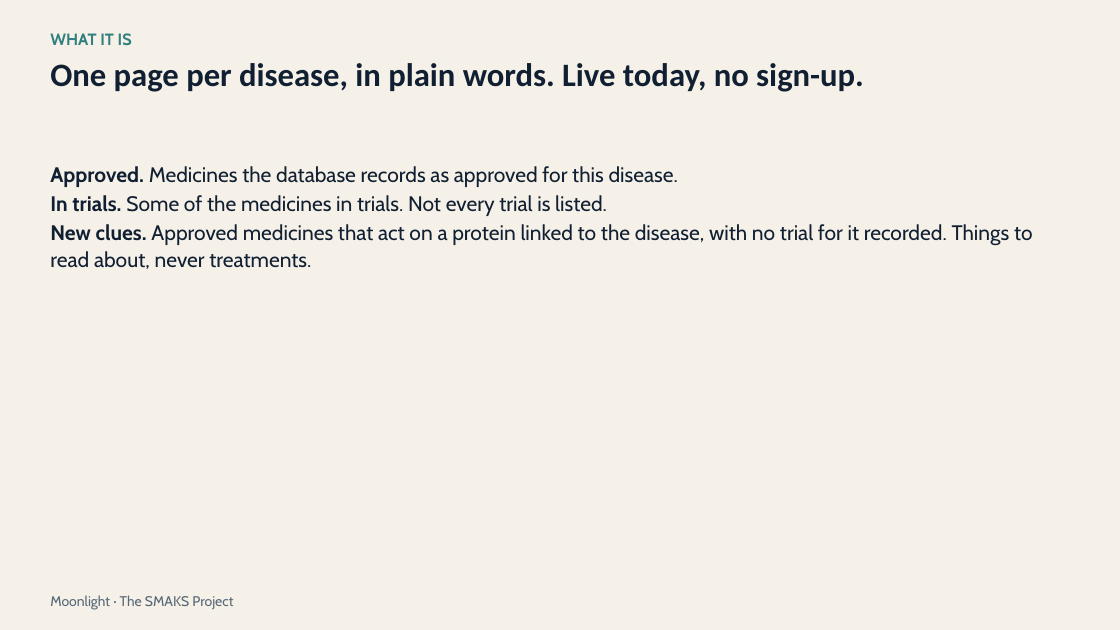
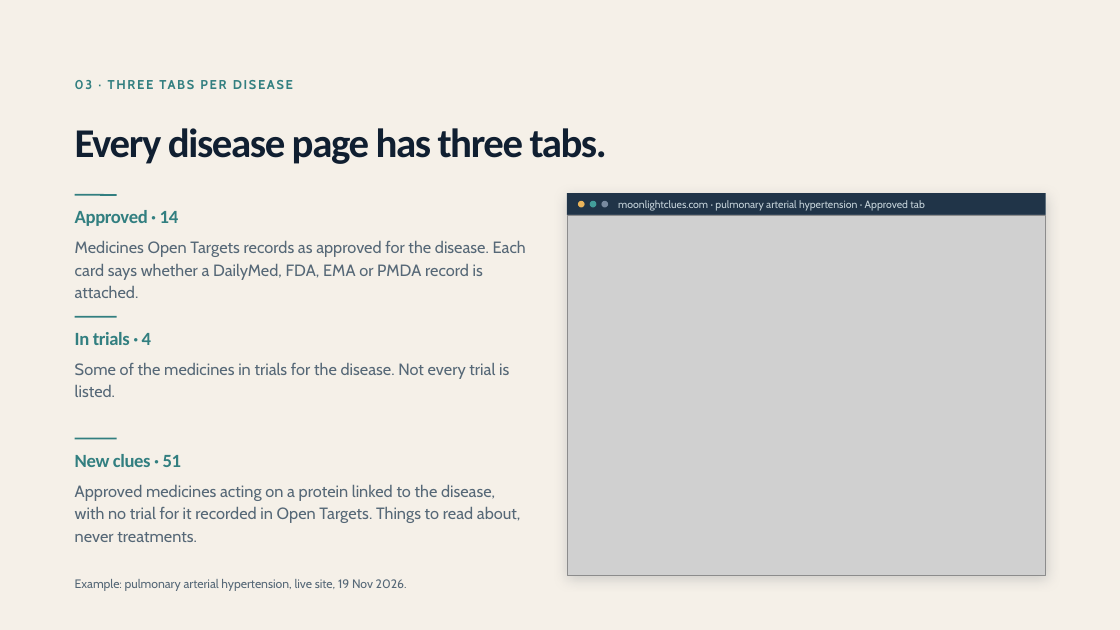
Before and after one commit to Moonlight-Clues/moonlight, a slide deck: slide 4 of docs/pitch/moonlight-deck-doctors-19nov.pptx (slide 3 before the commit). Drawn at 1120x630 pixels with LibreOffice and Linux fonts; fonts in the diff are those of the drawing; grey boxes stand for pictures. Boxes give left, top, right and bottom in pixels: in the first picture for what was removed or moved away, otherwise in the second. Text is boxed around its words. In the diff, an @@ line names an element or a change of style, - is before the commit and + after.

```diff
--- a/docs/pitch/moonlight-deck-doctors-19nov.pptx
+++ b/docs/pitch/moonlight-deck-doctors-19nov.pptx
@@ text removed at (50,33,132,45) @@
-WHAT IT IS
@@ text removed at (50,63,864,92) @@
-One page per disease, in plain words. Live today, no sign-up.
@@ text added at (75,69,831,99), 11 pt, text #327F80, bold @@
+03 · THREE TABS PER DISEASE
@@ text added at (75,128,607,164), 35 pt, text #101F31, bold @@
+Every disease page has three tabs.
@@ line added from (75, 195) to (117, 195), #327F80 1.5 pt @@
@@ rectangle added at (567,193,1046,576), fill #FFFFFF, outline #D5E0E2 0.75 pt @@
@@ rectangle added at (567,193,1046,215), fill #203448 @@
@@ ellipse added at (578,201,585,208), fill #E9B45B @@
@@ ellipse added at (590,201,597,208), fill #429D9A @@
@@ ellipse added at (602,201,608,208), fill #788A9F @@
@@ text added at (618,200,924,211), 9 pt, text #C4D2D9 @@
+moonlightclues.com · pulmonary arterial hypertension · Approved tab
@@ text added at (75,210,526,298), 14 pt, text #566877 @@
+Approved · 14
+Medicines Open Targets records as approved for the disease. Each card says whether a DailyMed, FDA, EMA or PMDA record is attached.
@@ picture added at (567,215,1046,576) @@
@@ line added from (75, 317) to (117, 317), #327F80 1.5 pt @@
@@ text added at (75,332,509,397), 14 pt, text #566877 @@
+In trials · 4
+Some of the medicines in trials for the disease. Not every trial is listed.
@@ line added from (75, 439) to (117, 439), #327F80 1.5 pt @@
@@ text at (75,454,521,542): text changed; size 18 to 14 pt; text colour #101F31 to #566877 @@
-Approved. Medicines the database records as approved for this disease.
-In trials. Some of the medicines in trials. Not every trial is listed.
-New clues. Approved medicines that act on a protein linked to the disease, with no trial for it recorded. Things to read about, never treatments.
+New clues · 51
+Approved medicines acting on a protein linked to the disease, with no trial for it recorded in Open Targets. Things to read about, never treatments.
@@ text removed at (50,595,233,610) @@
-Moonlight · The SMAKS Project
@@ text added at (75,579,407,591), 10.5 pt, text #566877 @@
+Example: pulmonary arterial hypertension, live site, 19 Nov 2026.
```
Also in this commit, not shown: 2 other slides changed, 7 slides added, 8 slides removed, 1 other file.
